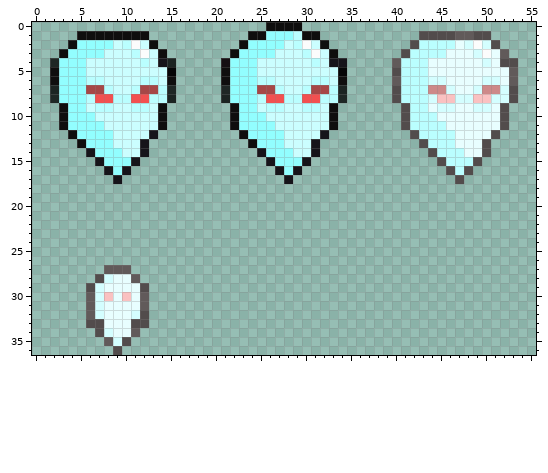
A pixel-art sprite gets an edit: Assets/Undead Survivor/Sprites/Enemy 4.png. That is the earlier state.
The file is 56x37 pixels. Pixels under 10% opacity are left out. Colours within 5 levels of each other are drawn and written as one.
Now the later version:
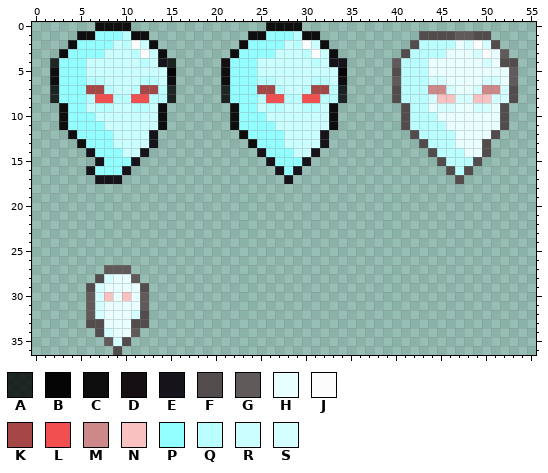
Palette (. is transparent): A #000000cb  B #050506  C #0f0e0e  D #150f13  E #16141a  F #524c4c  G #615a5a  H #e8feff  J #fcfcfc  K #a64747  L #f25050  M #cd8989  N #fac1c1  P #92feff  Q #bafeff  R #cbfeff  S #d4feff
Diff:
The edit adds colour C in row 0 at x 7 to 10.
The edit adds colour E in row 13 at x 13 and 32; in row 16 at x 6; in row 17 at x 7 to 8.
The edit adds colour P in row 16 at x 7.
Colour C gives way to colour P in row 1 at x 7 to 9.
Colour E gives way to colour P in row 16 at x 8.
Colour C gives way to colour Q in row 1 at x 10.
Colour E gives way to colour R in row 13 at x 12 and 31.
Where, in picture pixels (left, top, right, bottom), the same in both pictures:
changed: (95, 22, 131, 40)
changed: (140, 139, 158, 148)
changed: (311, 139, 329, 148)
changed: (86, 166, 113, 184)
